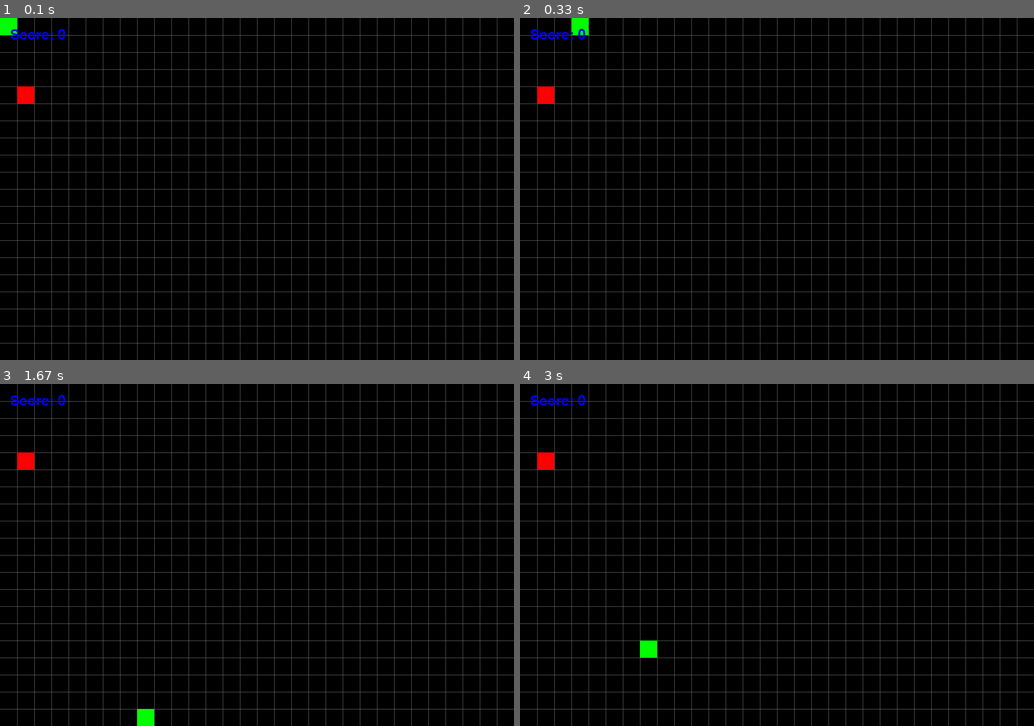
Above: before the commit, frames 1-4 (two rows, left to right).
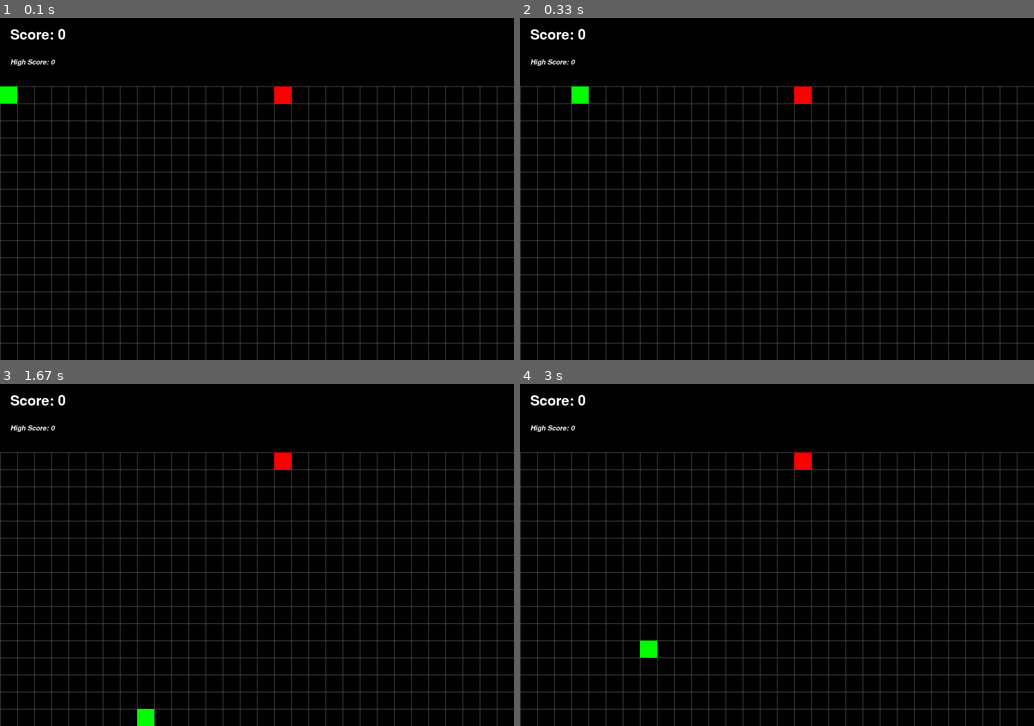
Above: after the commit, the same moments.

Repository: JohnWatersReal/Pygame-Snake
Game: pygame game, started from Snake.py
The game is run twice, just before and just after one commit, with the same random seed, the same clock (stepped at 60 frames per second) and the same inputs.
Inputs:
- Up to frame 1 (0.1 s): no input
- Up to frame 2 (0.33 s): no input
- Up to frame 3 (1.67 s): hold Up 0.33-0.8 s; hold Right 0.83-1.3 s; hold Down 1.33-1.63 s
- Up to frame 4 (3 s): hold Left 1.67-2.07 s; hold Up 2.1-2.47 s; hold Right from 2.5 s (still down)

The runs differ from the first frame. In frame 1, 2.1% of the frame differs, in the area x 0-100%, y 0-100%; in frame 2, 2.1%; in frame 3, 1.8%; in frame 4, 1.8%.

Commit message:
Commit Version 0.1

Diff:
--- a/Snake.py
+++ b/Snake.py
@@ -12,7 +12,7 @@
 green = pygame.Color(0, 255, 0)
 red = pygame.Color(255, 0, 0)
 grey = pygame.Color(128, 128, 128)
-blue = pygame.Color(0, 0, 255)
+white = pygame.Color(255, 255, 255)
 
 # Display Setup
 DISPLAYSURF = pygame.display.set_mode((window_width,window_height))
@@ -28,18 +28,22 @@
 pygame.display.set_caption("Game")
 
 # Setting up fonts
-font = pygame.font.SysFont("Comic_sans", 60)
+score_font = pygame.font.SysFont("Comic_sans", 60)
+high_score_font = pygame.font.SysFont("Comic_sans", 30, False, True)
 
 tile_size = 50
+margin = 4
 
 class Player(pygame.sprite.Sprite):
     def __init__(self):
         super().__init__()
 
         self.x = 0
-        self.y = 0
+        self.y = 4
+        self.prevx = self.x
+        self.prevy = self.y
         self.surf = pygame.Surface((tile_size, tile_size))
-        self.rect = self.surf.get_rect(topleft=(self.x, self.y))
+        self.rect = self.surf.get_rect(topleft=(self.x*tile_size, self.y*tile_size))
         self.surf.fill(green)
         self.dx = 1
         self.dy = 0
@@ -54,12 +58,14 @@
         self.rect.x = self.x * tile_size
         self.rect.y = self.y * tile_size
 
+        # going over or under the vertical limits
         if (self.rect.y >= window_height):
-            self.rect.y = 0
-            self.y = 0
-        if (self.rect.y < 0):
+            self.rect.y = margin*tile_size
+            self.y = margin
+        if (self.rect.y < margin*tile_size):
             self.rect.y = window_height
             self.y = window_height/tile_size
+        # going over or under the horizonal limits
         if (self.rect.right > window_width):
             self.rect.x = 0
             self.x = 0
@@ -99,6 +105,8 @@
         compare = body[self.i]
         self.x = compare.prevx
         self.y = compare.prevy
+        self.prevx = self.x
+        self.prevy = self.y
         self.surf = pygame.Surface((tile_size, tile_size))
         self.rect = self.surf.get_rect(topleft=(self.x, self.y))
         self.rect.x = self.x * tile_size
@@ -125,26 +133,42 @@
         self.move()
 
     def move(self):
-        self.x = random.randint(0, int(window_width/tile_size) - 1)
-        self.y = random.randint(0, int(window_height/tile_size) - 1)
-        self.rect.x = self.x * tile_size
-        self.rect.y = self.y * tile_size
-
-
-# Create player object
+        # self.x = random.randint(0, int(window_width/tile_size) - 1)
+        # self.y = random.randint(4, int(window_height/tile_size) - 1)
+        # self.rect.x = self.x * tile_size
+        # self.rect.y = self.y * tile_size
+
+        # create a rect for every tile
+        move_sites = []
+        for x in range(0, int(window_width/tile_size)):
+            for y in range(margin, int(window_height/tile_size)):
+                this = Rect(x * tile_size, y * tile_size, tile_size, tile_size)
+                move_sites.append(this)
+        # remove every rect collidelisting with a member of body
+        for tile in move_sites:
+            if(pygame.Rect.collidelist(tile, body)):
+                move_sites.remove(tile)
+
+        # choose a random one
+        index = random.randint(0, len(move_sites)-1)
+        tobe = move_sites[index]
+        self.rect = tobe
+        self.x = self.rect.x
+        self.y = self.rect.y
 
 Apple = Fruit()
 
 def draw_grid(tile_size):
-    for x in range(tile_size, window_width, tile_size):
-        pygame.draw.line(DISPLAYSURF, grey, (x, 0), (x, window_height))
-    for y in range(tile_size, window_height, tile_size):
+    # Draw vertical lines
+    for x in range(0, window_width, tile_size):
+        pygame.draw.line(DISPLAYSURF, grey, (x, margin*tile_size), (x, window_height))
+    # Draw horizontal lines
+    for y in range((margin*tile_size), window_height, tile_size):
         pygame.draw.line(DISPLAYSURF, grey, (0, y), (window_width, y))
 
 movement_tick = 0
 body_count = 0
-body_group = pygame.sprite.Group()
-
+high_score = 0
 
 # Game loop begin
 while True:
@@ -189,13 +213,22 @@
 
     # if snake hits itself
     if (pygame.Rect.collidelist(Snake.rect, body[1:]) != -1):
-        pygame.quit()
-        sys.exit()
+        Snake.kill
+        Snake = Player()
+        body = []
+        body.append(Snake)
+        body_count = 0
+        if (score > high_score):
+            high_score = score
+        score = 0
+      #  pygame.quit()
+      #  sys.exit()
 
     # Show score
-    score_string = font.render(("Score: " + str(score)), True, blue)
+    score_string = score_font.render(("Score: " + str(score)), True, white)
+    high_score_text = high_score_font.render(("High Score: " + str(high_score)), True, white)
     DISPLAYSURF.blit(score_string, (30, 30))
-
+    DISPLAYSURF.blit(high_score_text, (30, 120))
 
     pygame.display.update()
     FramePerSec.tick(FPS)
--- /dev/null
+++ b/patch-notes.txt
@@ -0,0 +1,41 @@
+========= SNAKE V0.1 =========
+             ____
+            / . .\
+MT          \  ---<
+             \  /
+   __________/ /
+-=:___________/
+
+==============================
+
+Gui:
+- Removed the colour blue from the game
+- Now features double the number of font formats!
+- Added score and high score tracker
+- Added ✮margins✮
+
+Gameplay:
+- Movement can no longer be flipped immediately, i.e. going left to right, or up to down movements straight away
+- Dying no longer makes the game close, rather, a new game starts immediately
+
+Bugs:
+- Began a workaround on fruit spawning on top of the player. The groundwork has been set but it's not working for mysterious reasons
+
+Crashes:
+- (hopefully!) Solved game randomly crashing when eating fruit. To be tested - see lines 108-109 in Snake.py
+
+Known bugs and inefficiencies
+- Movement needs to be looked at and smoothened. Current movement tick system is very yuck
+- Going through the upper limit takes two movement cycles, I think - idk man I'm just a stupid uni student what do I know?
+- As stated before, fruit still spawns on top of player
+
+Areas to be implemented:
+- Title screen
+- 'You died! Try again?' Screen
+- Skill tree
+
+Meta elements:
+- Began numbering scheme for version lists
+
+References:
+- Ascii art retrieved from: https://www.asciiart.eu/animals/reptiles/snakes
